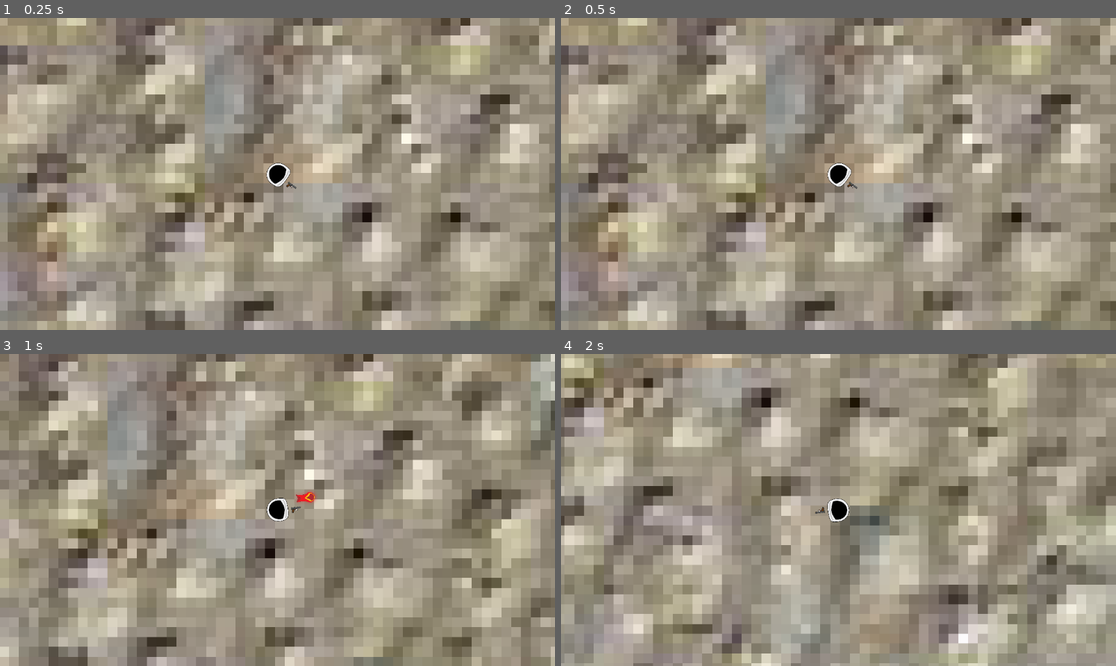
Above: before the commit, frames 1-4 (two rows, left to right).
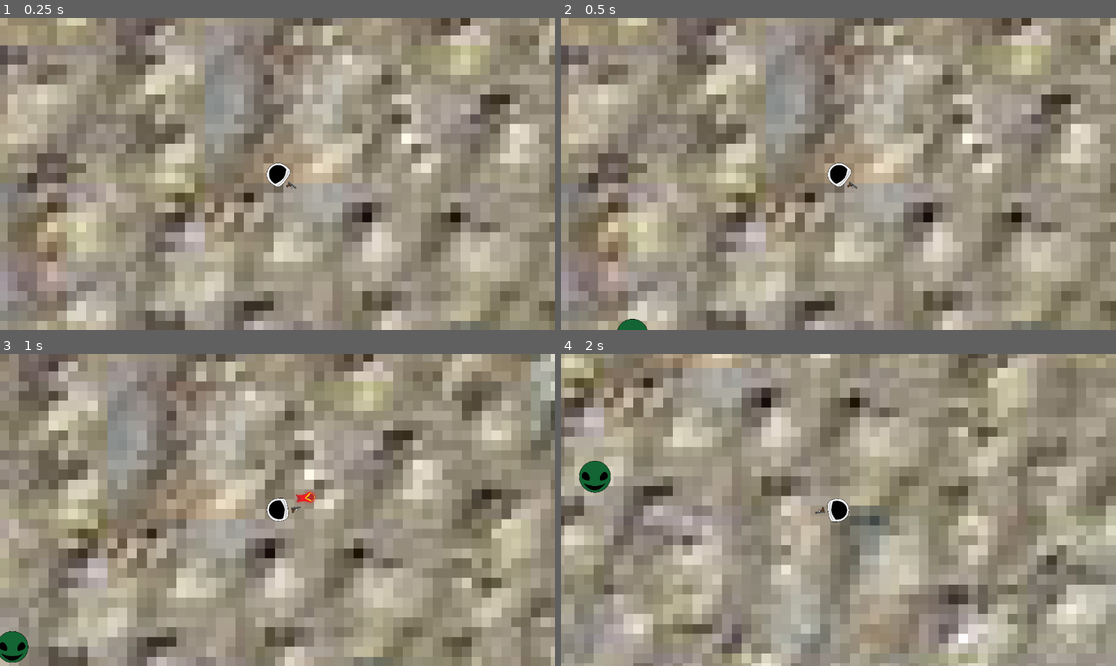
Above: after the commit, the same moments.

Repository: gkdjldgs/Spacegame
Game: Godot game, scene res://scripts/main.tscn
Two runs of this game, one before a commit and one after it. Both use one fixed random seed, a clock stepped at 60 frames per second and the inputs below.
Inputs (mouse positions are in pixels of both pictures, inside the frame that each line leads up to):
- Up to frame 1 (0.25 s): no input
- Up to frame 2 (0.5 s): no input
- Up to frame 3 (1 s): tap Enter at 0.5 s; move the mouse to (399, 494) at 0.52 s; hold D (right) from 0.53 s (still down); click (399, 494) at 0.6 s
- Up to frame 4 (2 s): move the mouse to (727, 525) at 1.27 s; release D (right) at 1.28 s; hold S (down) from 1.28 s (still down); tap Alt at 1.35 s

Frame 1 is identical in both runs. In frame 2, 0.1% of the frame differs, in the area x 10-16%, y 96-100%; in frame 3, 0.4%; in frame 4, 0.5%, in the area x 3-10%, y 34-45%.

Commit message:
enemy hit and player hit
added the functions for the new enemy when shot by player to die and when touching player to queue_free() and  damage player.
Also adjusted its scale it was too big by a lot, maybe cause the games so smal.

Diff:
--- a/enemy2.tscn
+++ b/enemy2.tscn
@@ -1,13 +1,17 @@
-[gd_scene load_steps=4 format=3 uid="uid://bpfamqmjb7h2i"]
+[gd_scene load_steps=5 format=3 uid="uid://bpfamqmjb7h2i"]
 
 [ext_resource type="Texture2D" uid="uid://fqoq7bhd52wg" path="res://images/alien.png" id="1_jfe6r"]
 [ext_resource type="Script" uid="uid://2maqh1sh2yk" path="res://enemy_2.gd" id="1_jugo2"]
+[ext_resource type="PackedScene" uid="uid://8vaw3h13p0io" path="res://scripts/health.tscn" id="2_b3jlp"]
 
 [sub_resource type="CircleShape2D" id="CircleShape2D_jugo2"]
-radius = 54.0
+radius = 250.00002
 
 [node name="Enemy2" type="CharacterBody2D"]
 script = ExtResource("1_jugo2")
+
+[node name="health" parent="." instance=ExtResource("2_b3jlp")]
+health = 3
 
 [node name="Sprite2D" type="Sprite2D" parent="."]
 position = Vector2(1, 1)
@@ -15,7 +19,15 @@
 texture = ExtResource("1_jfe6r")
 
 [node name="CollisionShape2D" type="CollisionShape2D" parent="."]
+position = Vector2(1, 1)
 scale = Vector2(0.024, 0.024)
 shape = SubResource("CircleShape2D_jugo2")
 
 [node name="NavigationAgent2D" type="NavigationAgent2D" parent="."]
+
+[node name="Area2D" type="Area2D" parent="."]
+
+[node name="CollisionShape2D" type="CollisionShape2D" parent="Area2D"]
+position = Vector2(1, 1)
+scale = Vector2(0.024, 0.024)
+shape = SubResource("CircleShape2D_jugo2")
--- a/enemy_2.gd
+++ b/enemy_2.gd
@@ -1,7 +1,7 @@
 extends CharacterBody2D
 
 const speed = 25
-
+@onready var health = $health.health
 @onready var navigationagent : NavigationAgent2D = $NavigationAgent2D
 @export var chase: CharacterBody2D
 # Called when the node enters the scene tree for the first time.
@@ -19,3 +19,17 @@
 	navigationagent.target_position = autoload.player_position
 	velocity = global_position.direction_to(navigationagent.get_next_path_position()) * speed
 	move_and_slide()
+
+func handle_hit():
+	health -= 2
+	if health <= 0:
+		autoload.score = 200
+		print(autoload.score)
+		self.queue_free()
+
+func _on_body_entered(body: Node2D) -> void:
+	if body.has_method('player_hit'):
+		body.player_hit()
+		self.queue_free()
+	else:
+		pass
--- a/scripts/bullet.gd
+++ b/scripts/bullet.gd
@@ -31,5 +31,7 @@
 	if body.has_method('player_hit'):
 		body.player_hit()
 		self.queue_free()
-	else:
+	elif body.has_method('handle_hit'):
+		body.handle_hit()
+		self.queue_free()
 		pass
--- a/scripts/main.tscn
+++ b/scripts/main.tscn
@@ -1,10 +1,11 @@
-[gd_scene load_steps=8 format=3 uid="uid://cqow47bch5ocs"]
+[gd_scene load_steps=9 format=3 uid="uid://cqow47bch5ocs"]
 
 [ext_resource type="Script" uid="uid://blyusjbdydqg5" path="res://scripts/main.gd" id="1_irwmq"]
 [ext_resource type="Texture2D" uid="uid://cirmmt8vl31d4" path="res://images/planet.png" id="1_q753v"]
 [ext_resource type="Script" uid="uid://b538ebb8m1t4j" path="res://scripts/manager.gd" id="4_hakmx"]
 [ext_resource type="Script" uid="uid://cik3rnsqebmn8" path="res://scripts/autoload.gd" id="5_0nr8p"]
 [ext_resource type="PackedScene" uid="uid://ccfhqh8b837fa" path="res://scripts/player.tscn" id="6_ocx4e"]
+[ext_resource type="PackedScene" uid="uid://bpfamqmjb7h2i" path="res://enemy2.tscn" id="7_dkw4t"]
 [ext_resource type="Texture2D" uid="uid://dl2834cy3gfk8" path="res://images/starry bg.jpg" id="7_ocx4e"]
 
 [sub_resource type="NavigationPolygon" id="NavigationPolygon_kv812"]
@@ -46,3 +47,6 @@
 
 [node name="NavigationRegion2D" type="NavigationRegion2D" parent="."]
 navigation_polygon = SubResource("NavigationPolygon_kv812")
+
+[node name="Enemy2" parent="." instance=ExtResource("7_dkw4t")]
+position = Vector2(-71, 63)
